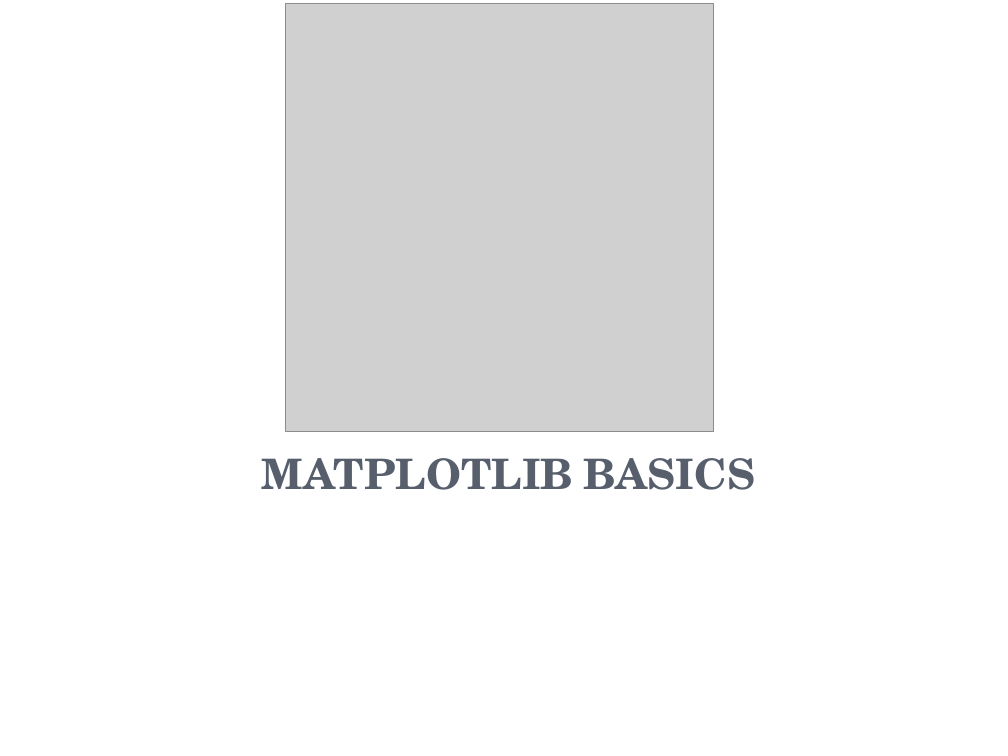
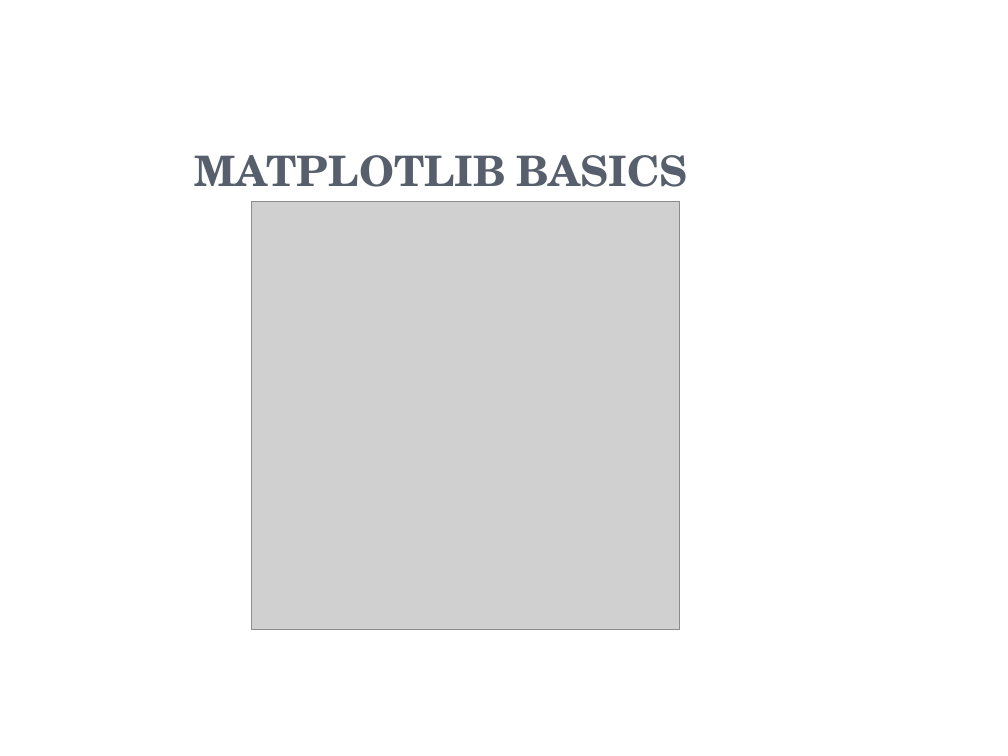
Before and after one commit to keonicsx/Code_Storage, a slide deck: slide 50 of ppt_m4/Module 4.pptx. Drawn at 1008x756 pixels with LibreOffice and Linux fonts; fonts in the diff are those of the drawing; grey boxes stand for pictures. Boxes give left, top, right and bottom in pixels: in the first picture for what was removed or moved away, otherwise in the second. Text is boxed around its words. In the diff, an @@ line names an element or a change of style, - is before the commit and + after.

```diff
--- a/ppt_m4/Module 4.pptx
+++ b/ppt_m4/Module 4.pptx
@@ title "MATPLOTLIB BASICS" moved from (x1=262, y1=458, x2=755, y2=490) to (x1=195, y1=155, x2=688, y2=187) @@
@@ picture moved from (x1=285, y1=3, x2=714, y2=431) to (x1=252, y1=202, x2=680, y2=630) @@
```
Also in this commit, not shown: 16 other slides changed, 1 slide added, 3 slides removed, 3 other files.
